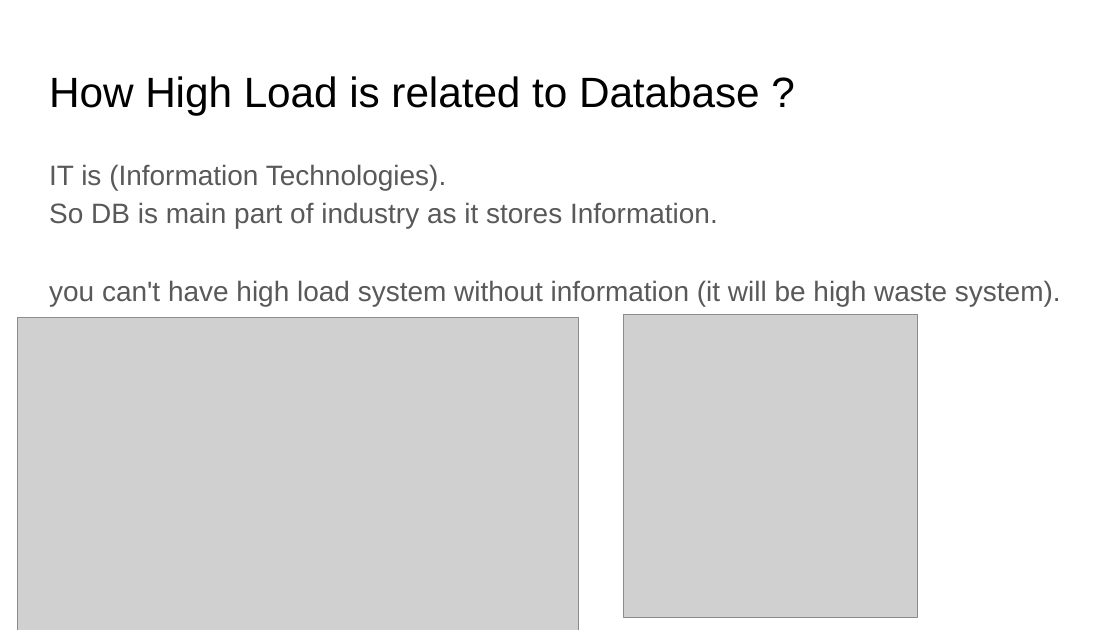
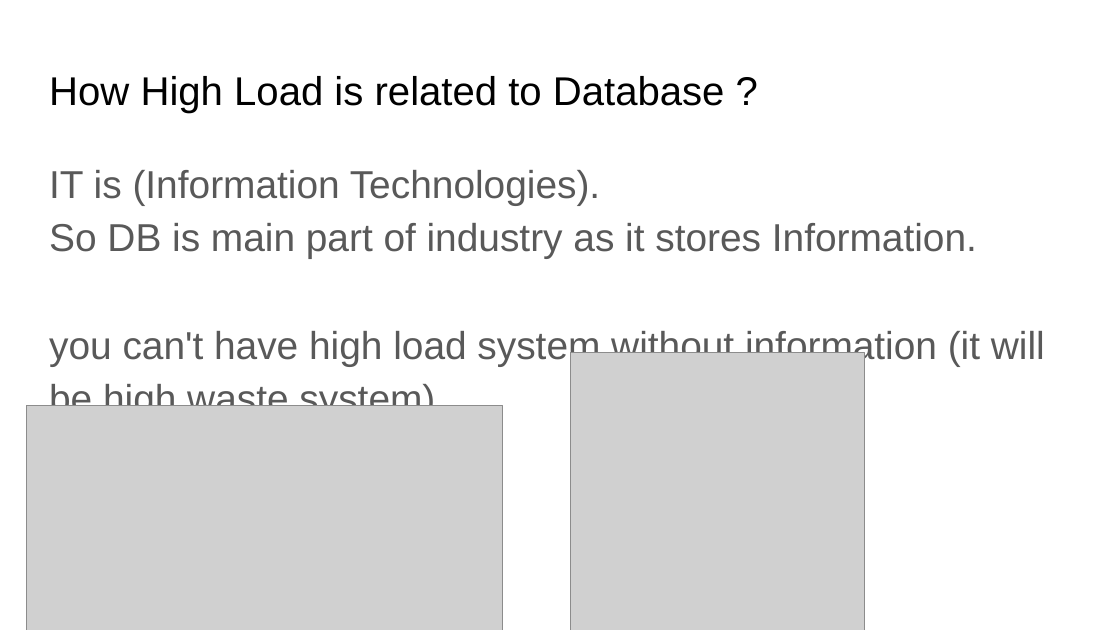
Before and after one commit to Neznajki/devclub-high-load-db, a slide deck: slide 4 of High Load System DB.pptx. Drawn at 1120x630 pixels with LibreOffice and Linux fonts; fonts in the diff are those of the drawing; grey boxes stand for pictures. Boxes give left, top, right and bottom in pixels: in the first picture for what was removed or moved away, otherwise in the second. Text is boxed around its words. In the diff, an @@ line names an element or a change of style, - is before the commit and + after.

```diff
--- a/High Load System DB.pptx
+++ b/High Load System DB.pptx
@@ text "How High Load is related ..." at [49, 76, 725, 114]: size 27.2 to 25.8 pt @@
@@ text "IT is (Information Technologies)." at [49, 170, 1045, 406]: size 18 to 25 pt @@
@@ picture: place and size @@
-picture at [624, 315, 917, 617]
+picture at [571, 353, 865, 630]
@@ picture: place and size @@
-picture at [18, 317, 579, 630]
+picture at [27, 405, 503, 630]
```
Also in this commit, not shown: 22 other slides changed, 1 slide added.
